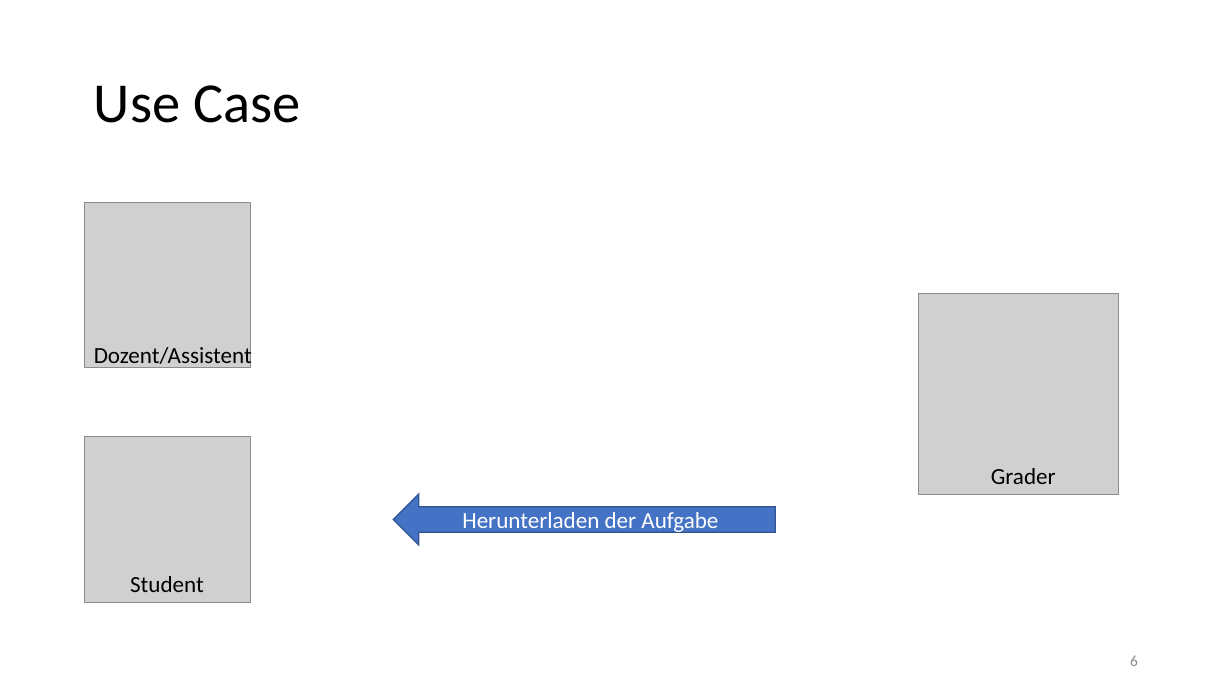
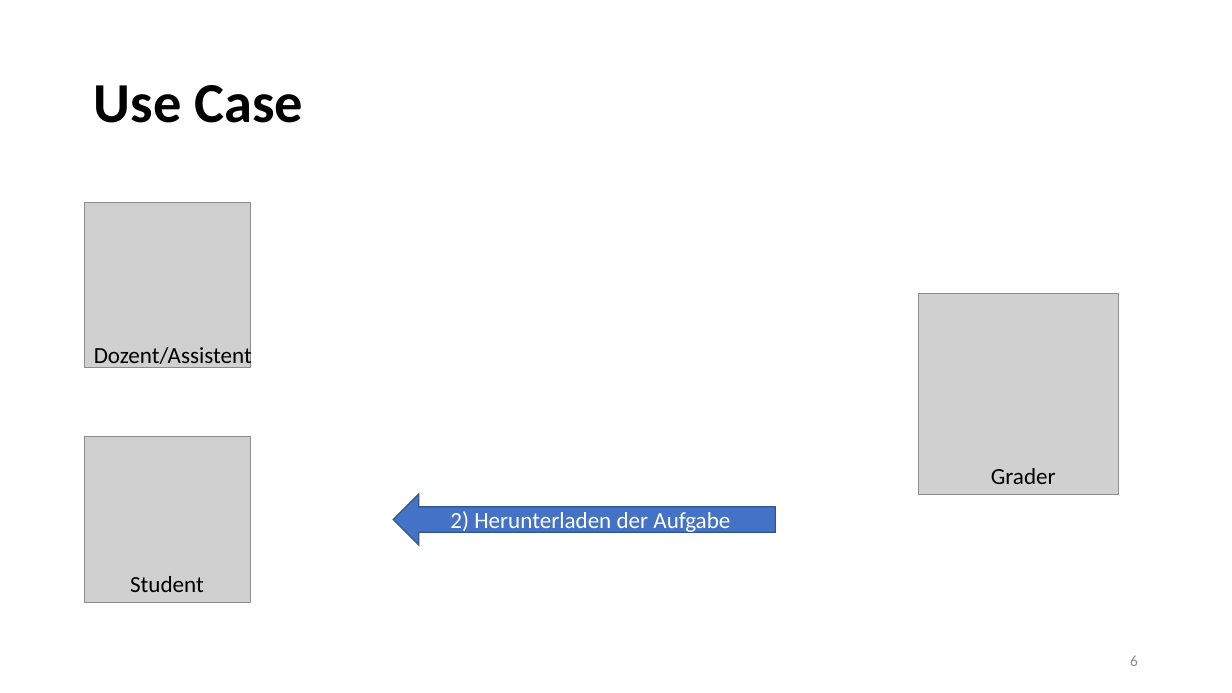
Before and after one commit to ooemperor/PSEGrader-Deliverables, a slide deck: slide 6 of Presentations/Requirements.pptx. Drawn at 1232x693 pixels with LibreOffice and Linux fonts; fonts in the diff are those of the drawing; grey boxes stand for pictures. Boxes give left, top, right and bottom in pixels: in the first picture for what was removed or moved away, otherwise in the second. Text is boxed around its words. In the diff, an @@ line names an element or a change of style, - is before the commit and + after.

```diff
--- a/Presentations/Requirements.pptx
+++ b/Presentations/Requirements.pptx
@@ title "Use Case" at bbox=[94, 85, 303, 123]: bold on @@
@@ text in left arrow at bbox=[450, 511, 730, 535]: text changed @@
-Herunterladen der Aufgabe
+2) Herunterladen der Aufgabe
```
Also in this commit, not shown: 10 other slides changed, 2 slides added.
